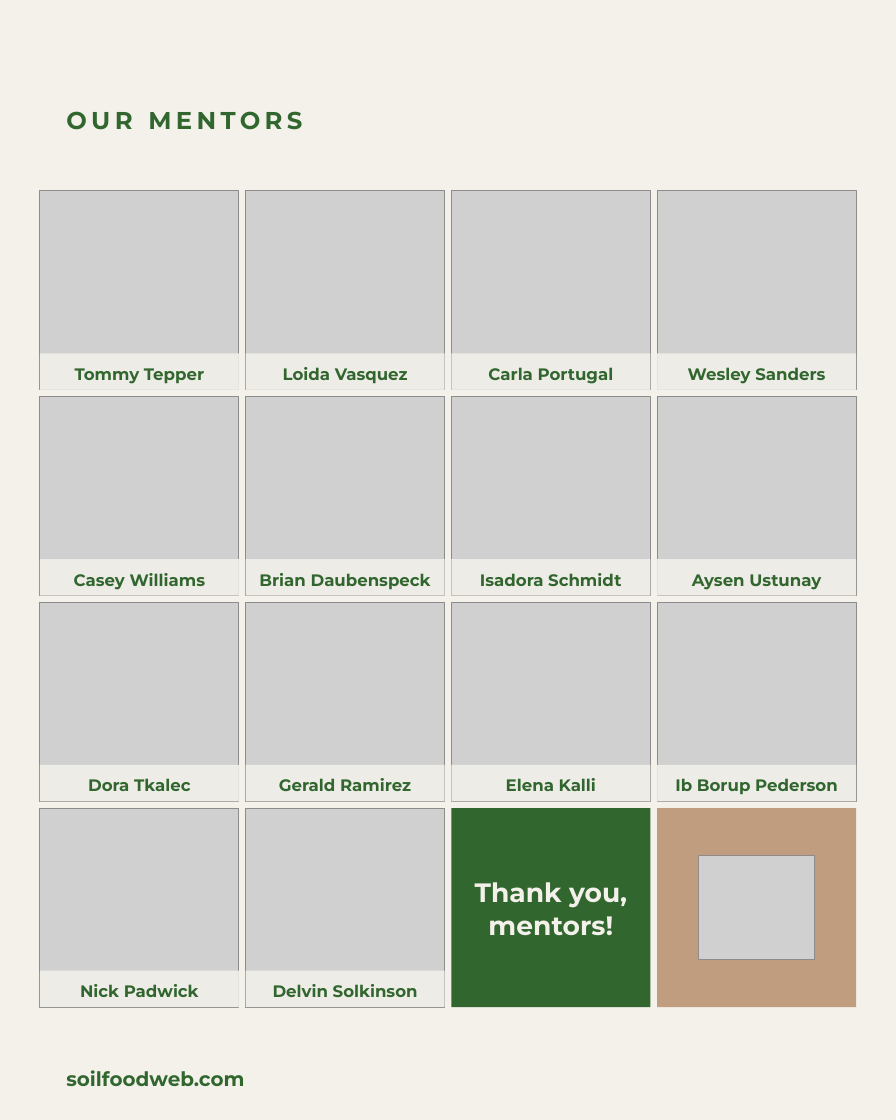
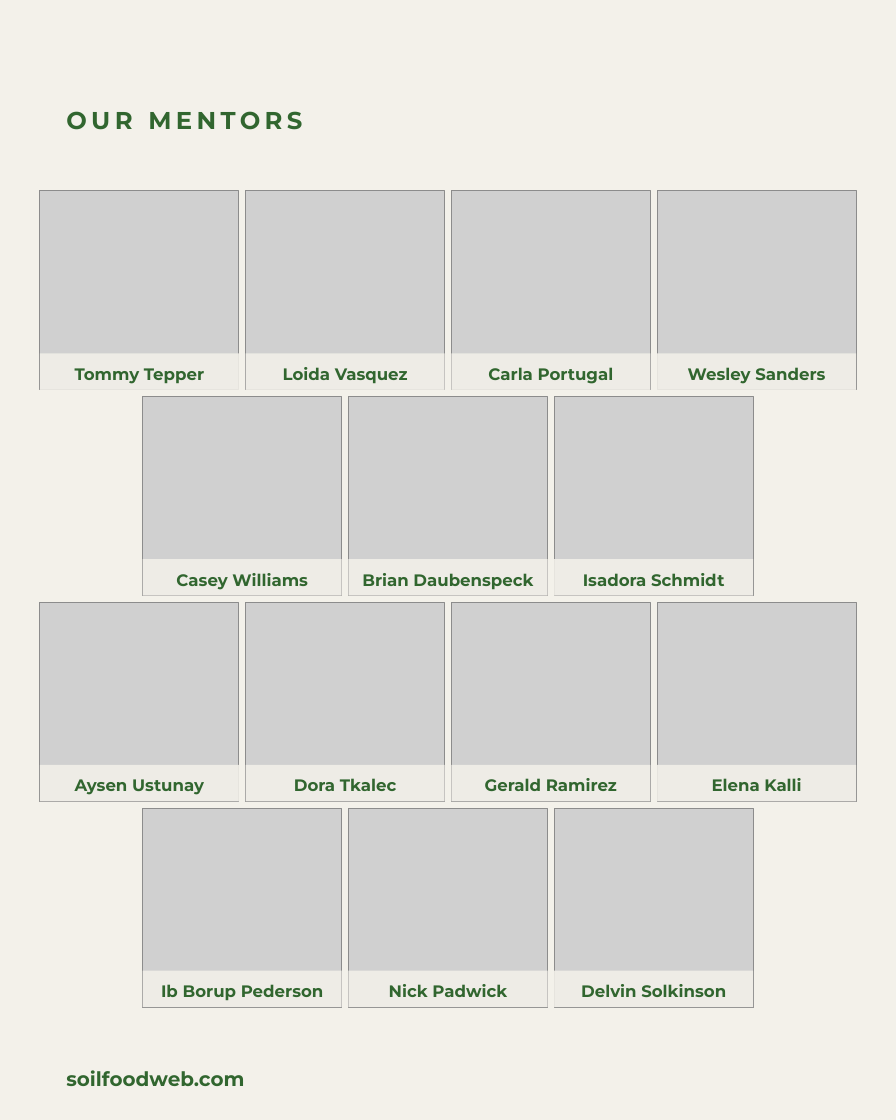
Before and after one commit to linneamoritznyc/SFW-SocialMedia, a slide deck: slide 2 of templates/posts/october/05-10-2026-mon-ig-teachers-day-option-1-photo.pptx. Drawn at 896x1120 pixels with LibreOffice and Linux fonts; fonts in the diff are those of the drawing; grey boxes stand for pictures. Boxes give left, top, right and bottom in pixels: in the first picture for what was removed or moved away, otherwise in the second. Text is boxed around its words. In the diff, an @@ line names an element or a change of style, - is before the commit and + after.

```diff
--- a/templates/posts/october/05-10-2026-mon-ig-teachers-day-option-1-photo.pptx
+++ b/templates/posts/october/05-10-2026-mon-ig-teachers-day-option-1-photo.pptx
@@ picture: place and size @@
-picture at <box>452,397,651,596</box>
+picture at <box>554,397,753,596</box>
@@ picture removed at <box>657,397,856,596</box> @@
@@ text "Casey Williams": place and size @@
-text "Casey Williams" at <box>74,573,206,590</box>
+text "Casey Williams" at <box>176,573,308,590</box>
@@ rectangle: place and size @@
-rectangle at <box>452,559,651,596</box>
+rectangle at <box>349,559,548,596</box>
@@ rectangle: place and size @@
-rectangle at <box>657,559,856,596</box>
+rectangle at <box>554,559,753,596</box>
@@ text "Aysen Ustunay": place and size @@
-text "Aysen Ustunay" at <box>692,574,821,590</box>
+text "Aysen Ustunay" at <box>75,779,204,795</box>
@@ 3 texts: place and size @@
-3 texts at <box>88,778,596,791</box>
+3 texts at <box>294,778,801,791</box>
@@ picture added at <box>143,808,342,1008</box> @@
@@ rectangle removed at <box>452,808,651,1008</box> @@
@@ rectangle removed at <box>657,808,856,1008</box> @@
@@ picture removed at <box>698,855,815,960</box> @@
@@ text removed at <box>475,882,627,935</box> @@
-Thank you, mentors!
@@ text "Ib Borup Pederson": place and size @@
-text "Ib Borup Pederson" at <box>675,778,838,795</box>
+text "Ib Borup Pederson" at <box>161,984,324,1001</box>
@@ 3 rectangles, 2 pictures, 2 texts: place and size @@
-3 rectangles, 2 pictures, 2 texts at <box>40,397,621,1008</box>
+3 rectangles, 2 pictures, 2 texts at <box>143,397,724,1008</box>
@@ rectangle: place and size @@
-rectangle at <box>245,559,444,596</box>
+rectangle at <box>554,971,753,1008</box>
@@ 2 pictures, 2 texts: place and size @@
-2 pictures, 2 texts at <box>40,808,444,1008</box>
+2 pictures, 2 texts at <box>349,808,753,1008</box>
```
Also in this commit, not shown: 17 other files.
